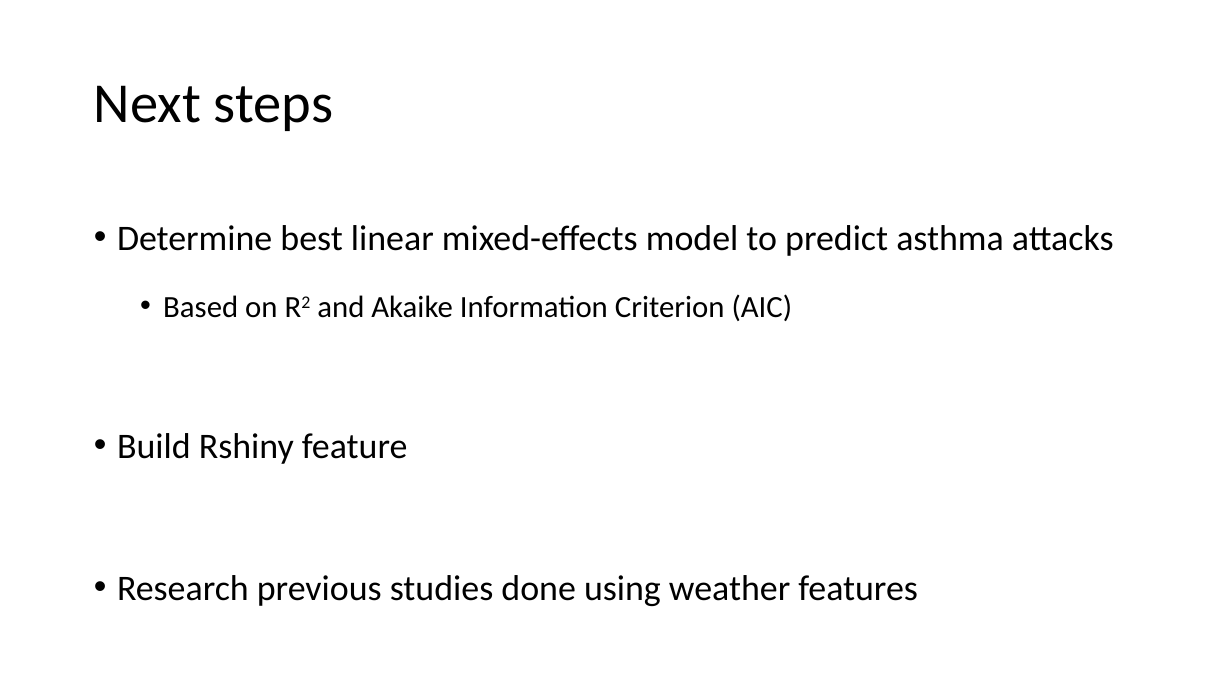
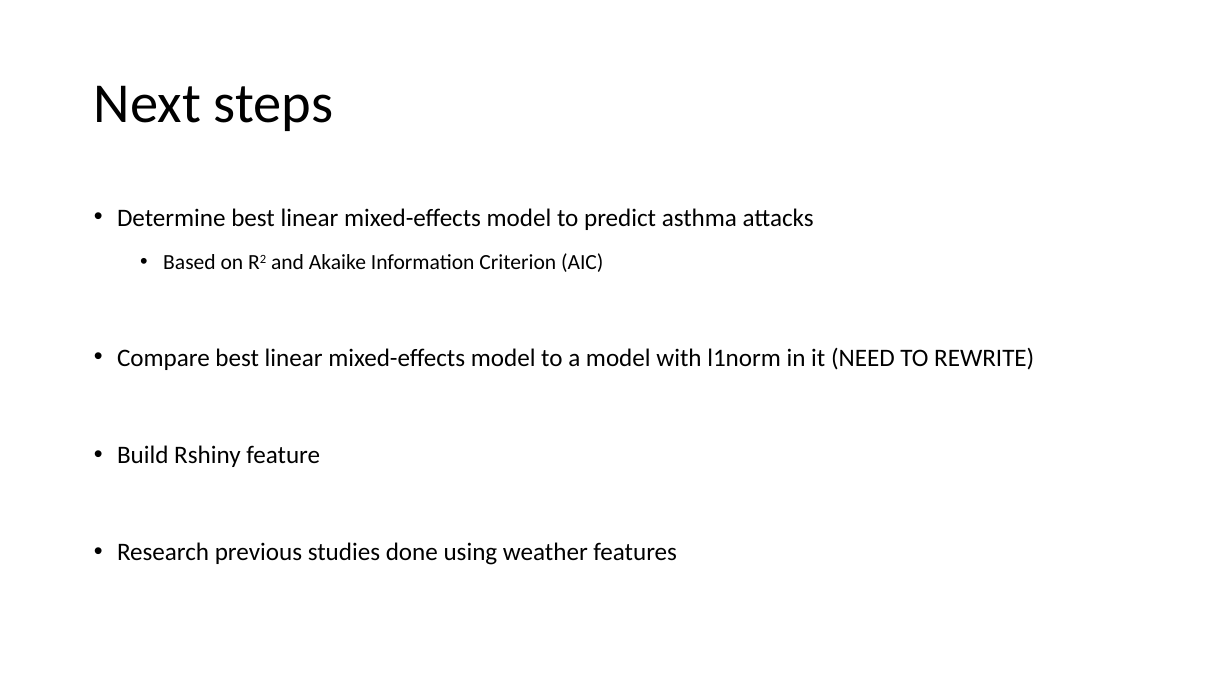
Before and after one commit to donaldsonm731/Asthma_Prediction, a slide deck: slide 15 of Mid_Semester_Pres.pptx (slide 6 before the commit). Drawn at 1232x693 pixels with LibreOffice and Linux fonts; fonts in the diff are those of the drawing. Boxes give left, top, right and bottom in pixels: in the first picture for what was removed or moved away, otherwise in the second. Text is boxed around its words. In the diff, an @@ line names an element or a change of style, - is before the commit and + after.

```diff
--- a/Mid_Semester_Pres.pptx
+++ b/Mid_Semester_Pres.pptx
@@ text at <box>117,208,814,565</box>: size 28 to 19.6 pt in "Determine best linear mixed-effects model to predict ...", "Build Rshiny feature", "Research previous studies done using weather features"; size 24 to 16.8 pt in "Based on R2 and Akaike Information Criterion ..."; line spacing 1.6 to 1.4; line spacing 3 to 2.8 @@
@@ text at <box>117,348,1034,370</box>: paragraph added @@
+• Compare best linear mixed-effects model to a model with l1norm in it (NEED TO REWRITE)
```
Also in this commit, not shown: 3 other slides changed, 9 slides added, 1 other file.
